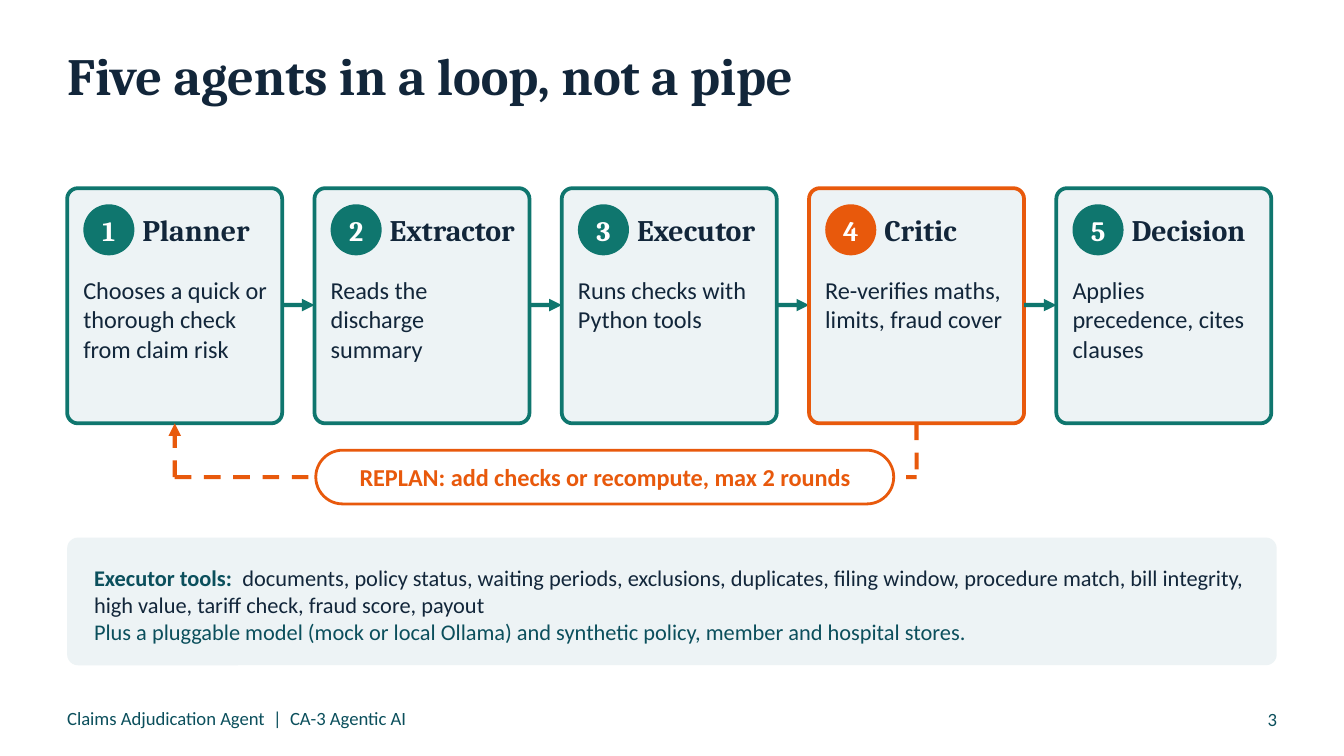
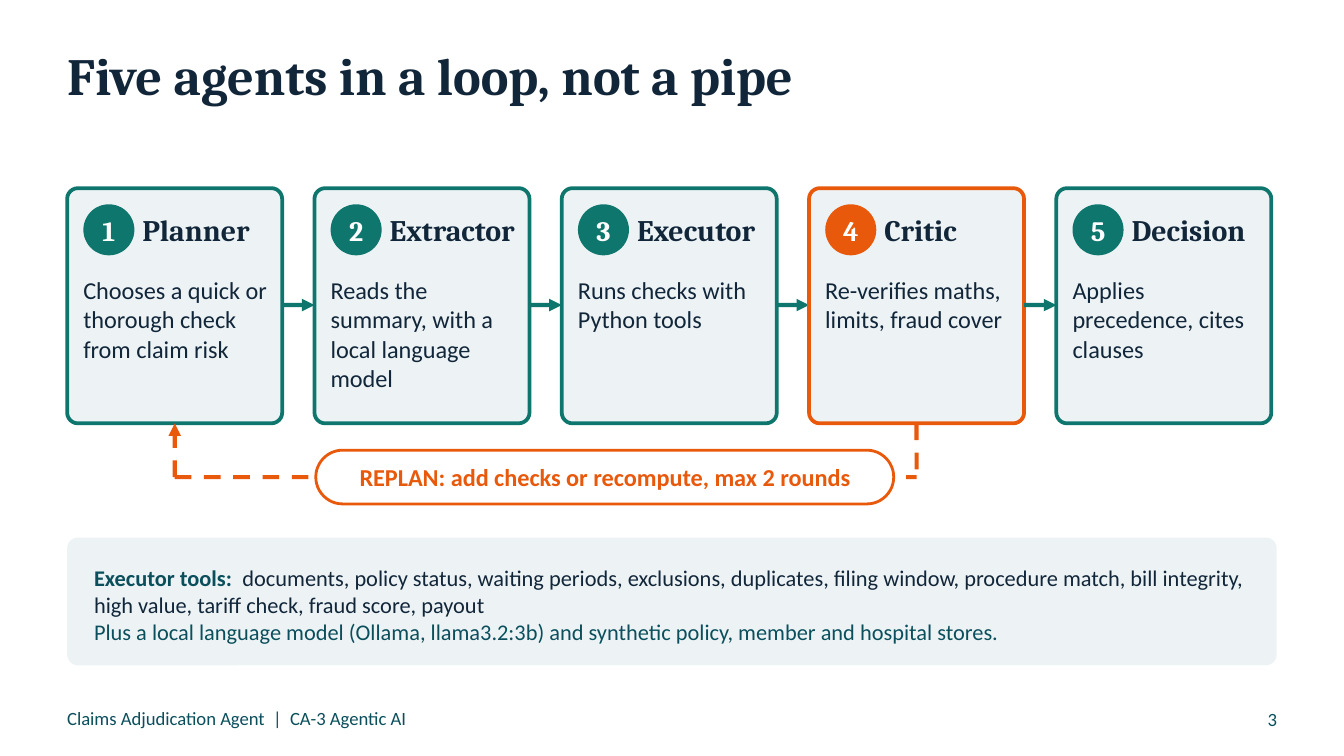
Before and after one commit to HarshSalunkhe2005/ClaimsDesk, a slide deck: slide 3 of docs/ClaimsAgent_CA3.pptx. Drawn at 1344x756 pixels with LibreOffice and Linux fonts; fonts in the diff are those of the drawing. Boxes give left, top, right and bottom in pixels: in the first picture for what was removed or moved away, otherwise in the second. Text is boxed around its words. In the diff, an @@ line names an element or a change of style, - is before the commit and + after.

Commit message:
Real local language model (llama3.2:3b via Ollama), no mock; grounded extraction, validated letters; model robustness tests; report, deck and README updated

```diff
--- a/docs/ClaimsAgent_CA3.pptx
+++ b/docs/ClaimsAgent_CA3.pptx
@@ text at (x1=331, y1=282, x2=493, y2=387): text changed @@
-Reads the discharge summary
+Reads the summary, with a local language model
@@ text at (x1=94, y1=624, x2=998, y2=644): text changed @@
-Plus a pluggable model (mock or local Ollama) and synthetic policy, member and hospital stores.
+Plus a local language model (Ollama, llama3.2:3b) and synthetic policy, member and hospital stores.
```
Also in this commit, not shown: 2 other slides changed, 1 slide added, 16 other files.
